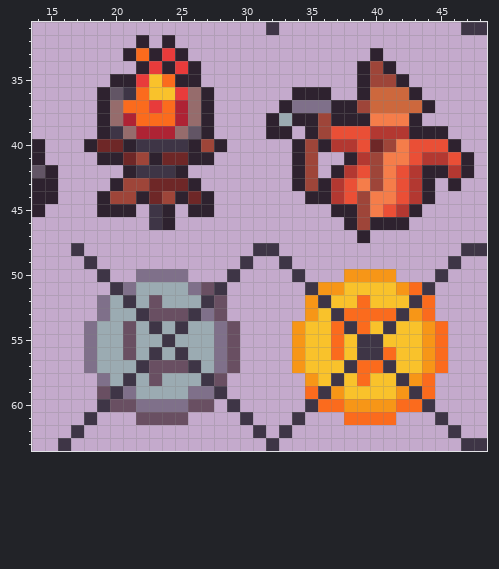
Edited in one commit: pixel-art file (Assets/2. Graphics/Items/Item_Icon_2.aseprite). Above, as it was before the edit.
128x64 pixels, 1 frame. Shown: x 14..48, y 31..63.
After:
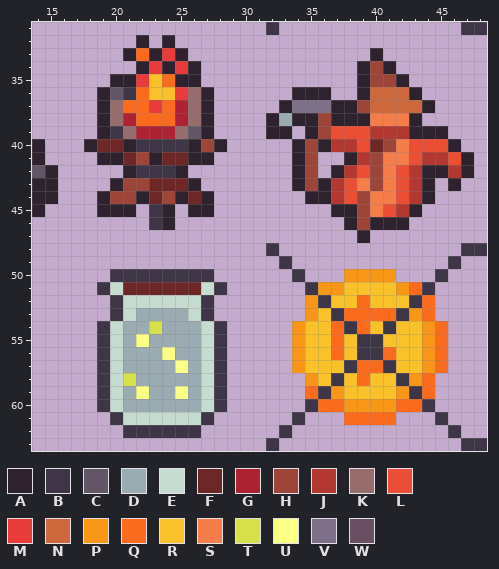
Palette (. is transparent): A #2e222f  B #3e3546  C #625565  D #9babb2  E #c7dcd0  F #6e2727  G #ae2334  H #9e4539  J #b33831  K #966c6c  L #ea4f36  M #e83b3b  N #cd683d  P #f79617  Q #fb6b1d  R #f9c22b  S #f57d4a  T #d5e04b  U #fbff86  V #7f708a  W #694f62
The edit:
Layer "Flattened":
There is now colour B in row 50 at x 20 to 21 and 26 to 27; in row 51 at x 19; in row 60 at x 28; in row 61 at x 20 and 27; in row 62 at x 21 to 26.
The edit turns colour D into colour B in rows 52 to 53 at x 20; in rows 54 to 57 at x 19.
The edit turns colour V into colour B in row 50 at x 22 to 25; in row 53 at x 27; in rows 54 to 57 at x 28; in row 58 at x 19.
The edit turns colour W into colour B in row 58 at x 28; in row 59 at x 19.
The edit turns colour B into colour D in row 53 at x 22; in row 54 at x 25; in row 55 at x 24; in row 56 at x 23 and 25; in row 57 at x 22 and 26.
The edit turns colour V into colour D in row 59 at x 21 and 26; in row 60 at x 22 to 25.
The edit turns colour W into colour D in row 53 at x 23 to 25; in rows 54 to 56 at x 21; in row 57 at x 23 to 24; in row 58 at x 23; in row 60 at x 21 and 26.
There is now colour E in row 61 at x 21 and 26.
The edit turns colour B into colour E in row 51 at x 20; in row 52 at x 21; in row 53 at x 26; in row 58 at x 27; in row 59 at x 20.
The edit turns colour D into colour E in row 52 at x 22 and 24 to 26; in row 53 at x 21; in rows 54 to 57 at x 20 and 27; in row 58 at x 20.
The edit turns colour V into colour E in row 59 at x 27.
The edit turns colour W into colour E in row 51 at x 27; in row 52 at x 23; in row 60 at x 20 and 27; in row 61 at x 22 to 25.
The edit turns colour D into colour F in row 51 at x 22 to 25.
The edit turns colour V into colour F in row 51 at x 21 and 26.
The edit turns colour B into colour T in row 54 at x 23; in row 58 at x 21.
The edit turns colour D into colour U in row 55 at x 22; in row 56 at x 24; in row 59 at x 22 and 25.
The edit turns colour W into colour U in row 57 at x 25.
The author cleared colour B in row 48 at x 17 and 31; in row 49 at x 18 and 30; in row 50 at x 19 and 29; in row 60 at x 29; in row 61 at x 18 and 30; in row 62 at x 17 and 31.
The author cleared colour B in row 63 at x 16.
The author cleared colour V in rows 52 to 53 at x 19; in rows 54 to 57 at x 18.
The author cleared colour W in rows 52 to 53 at x 28; in rows 54 to 57 at x 29.
Boxes around the changes in both pictures, in picture pixels (x1, y1, x2, y2):
changed: (58, 243, 266, 451)
